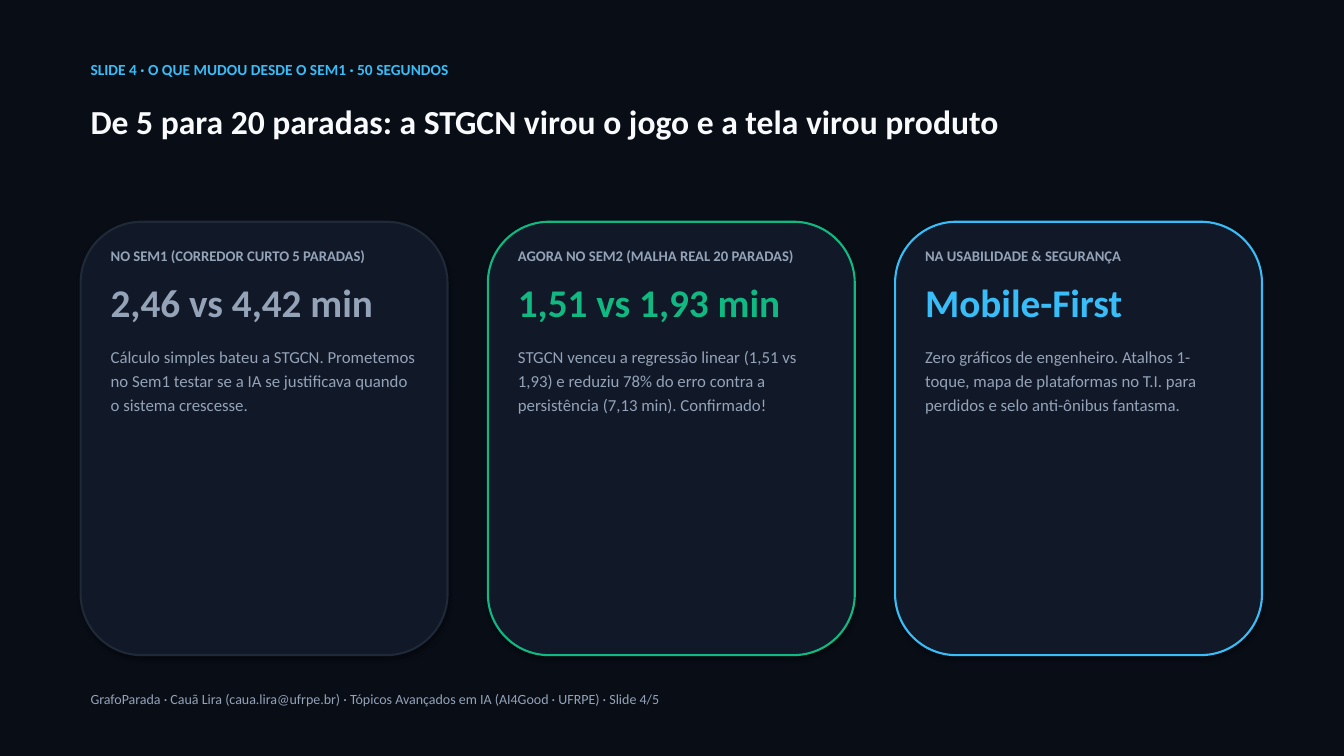
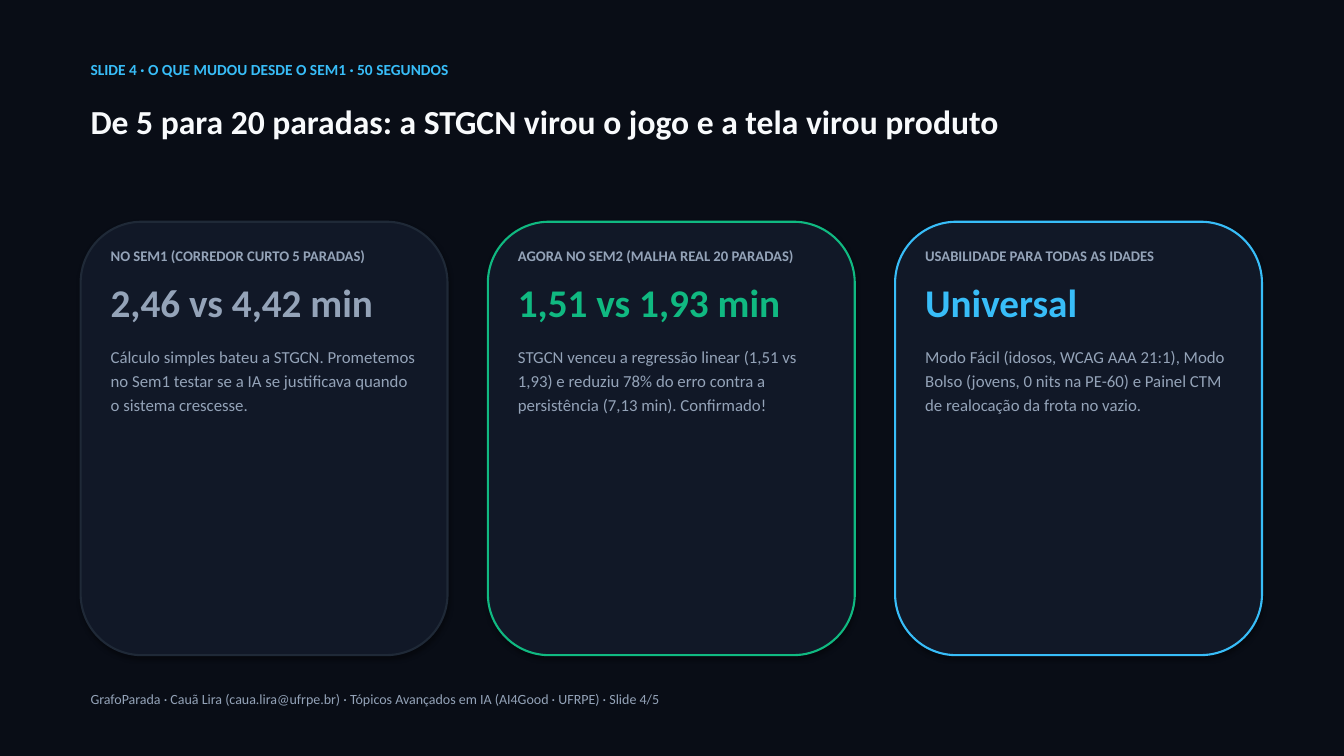
Before and after one commit to lira-labs/workspace, a slide deck: slide 4 of va2/GrafoParada_Seminario2_CauaLira.pptx. Drawn at 1344x756 pixels with LibreOffice and Linux fonts; fonts in the diff are those of the drawing. Boxes give left, top, right and bottom in pixels: in the first picture for what was removed or moved away, otherwise in the second. Text is boxed around its words. In the diff, an @@ line names an element or a change of style, - is before the commit and + after.

Commit message:
feat(usability): add senior accessibility mode, CTM fleet reallocation panel, and refined anti-slop slides

```diff
--- a/va2/GrafoParada_Seminario2_CauaLira.pptx
+++ b/va2/GrafoParada_Seminario2_CauaLira.pptx
@@ text at box(925, 251, 1225, 414): text changed @@
-NA USABILIDADE & SEGURANÇA
-Mobile-First
-Zero gráficos de engenheiro. Atalhos 1-toque, mapa de plataformas no T.I. para perdidos e selo anti-ônibus fantasma.
+USABILIDADE PARA TODAS AS IDADES
+Universal
+Modo Fácil (idosos, WCAG AAA 21:1), Modo Bolso (jovens, 0 nits na PE-60) e Painel CTM de realocação da frota no vazio.
```
Also in this commit, not shown: 2 other slides changed, 7 other files.
